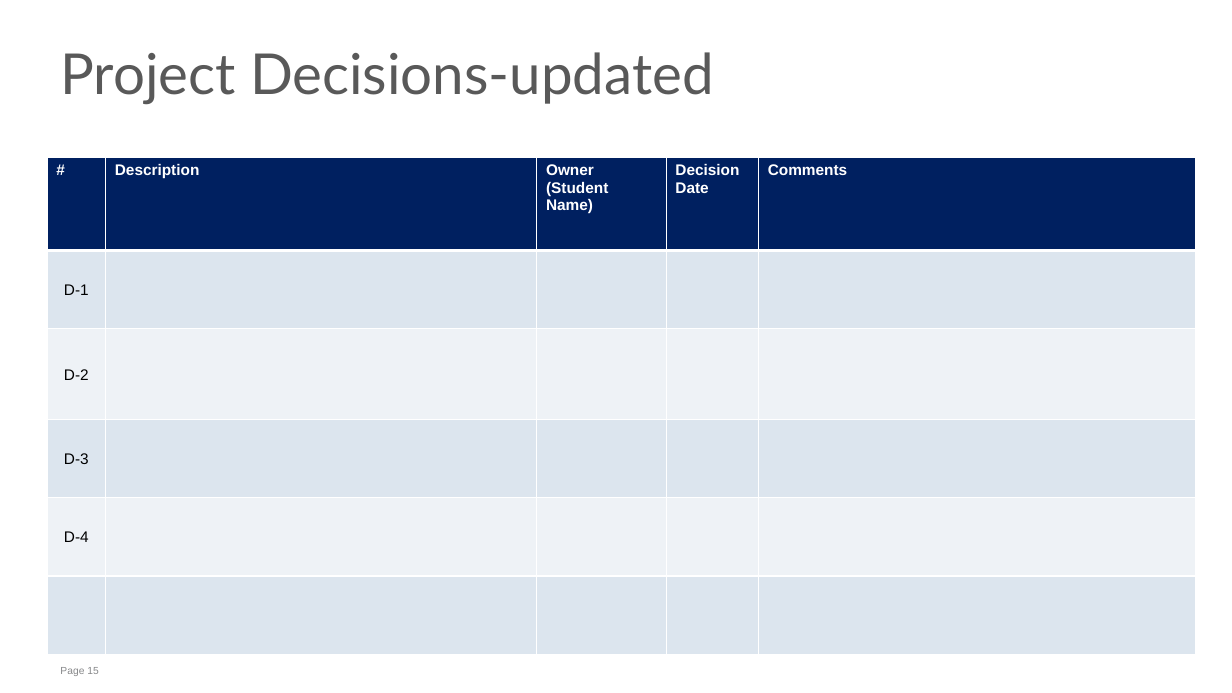
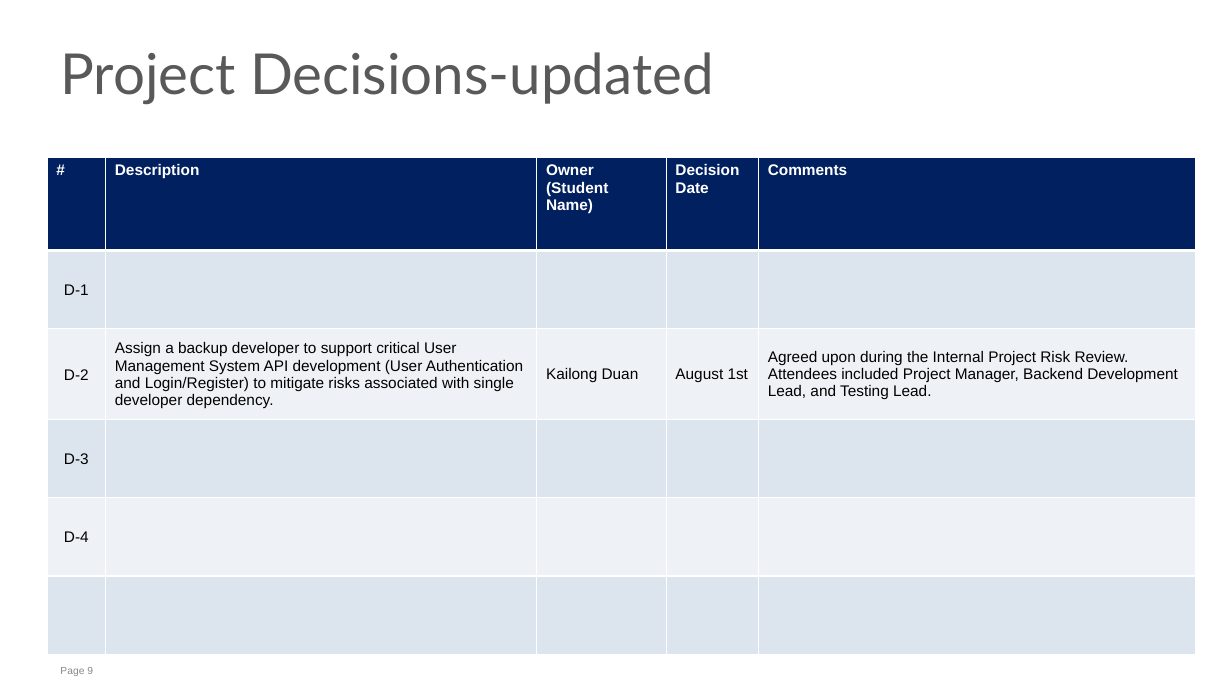
Before and after one commit to dkl520/cs7315_project, a slide deck: slide 9 of 4/group2 - pro4.pptx (slide 15 before the commit). Drawn at 1232x693 pixels with LibreOffice and Linux fonts; fonts in the diff are those of the drawing. Boxes give left, top, right and bottom in pixels: in the first picture for what was removed or moved away, otherwise in the second. Text is boxed around its words. In the diff, an @@ line names an element or a change of style, - is before the commit and + after.

```diff
--- a/4/group2 - pro4.pptx
+++ b/4/group2 - pro4.pptx
@@ table at (x1=47, y1=157, x2=1196, y2=654) @@
-row 3: D-2 |  |  |  | 
+row 3: D-2 | Assign a backup developer to support critical User Management System API development (User Authentication and Login/Register) to mitigate risks associated with single developer dependency. | Kailong Duan | August 1st | Agreed upon during the Internal Project Risk Review. Attendees included Project Manager, Backend Development Lead, and Testing Lead.
@@ page number at (x1=60, y1=667, x2=93, y2=676): text changed @@
-Page 15
+Page 9
```
Also in this commit, not shown: 6 other slides changed, 6 slides removed, 1 other file.
